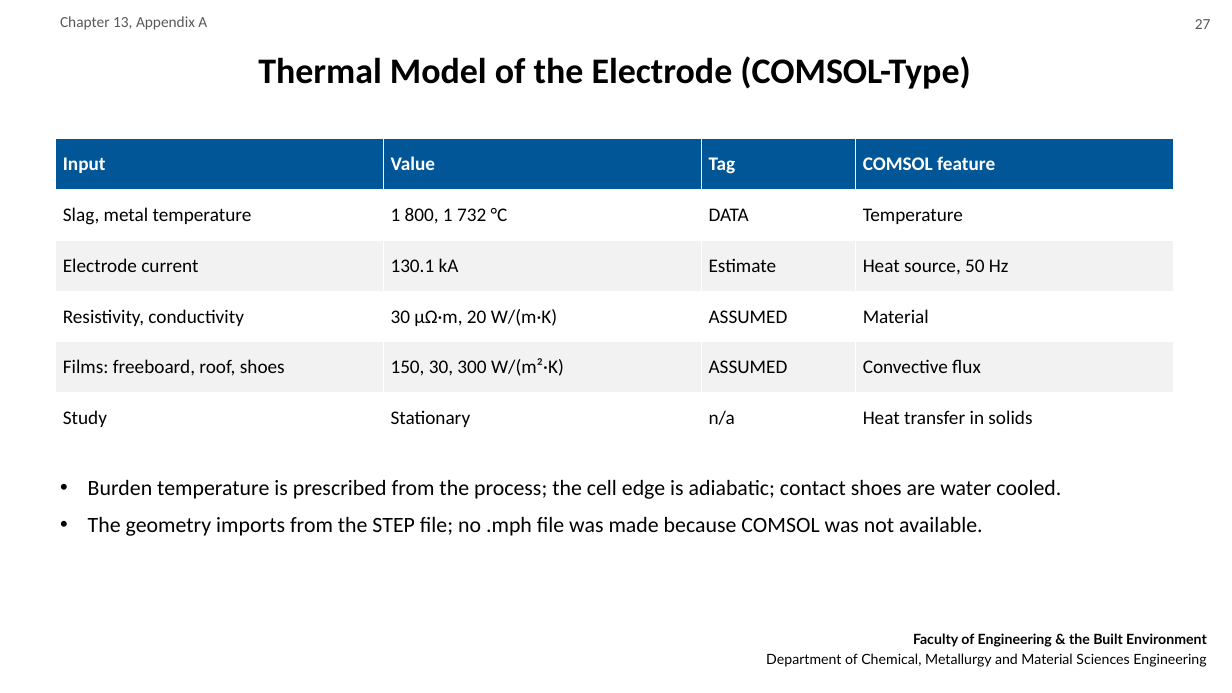
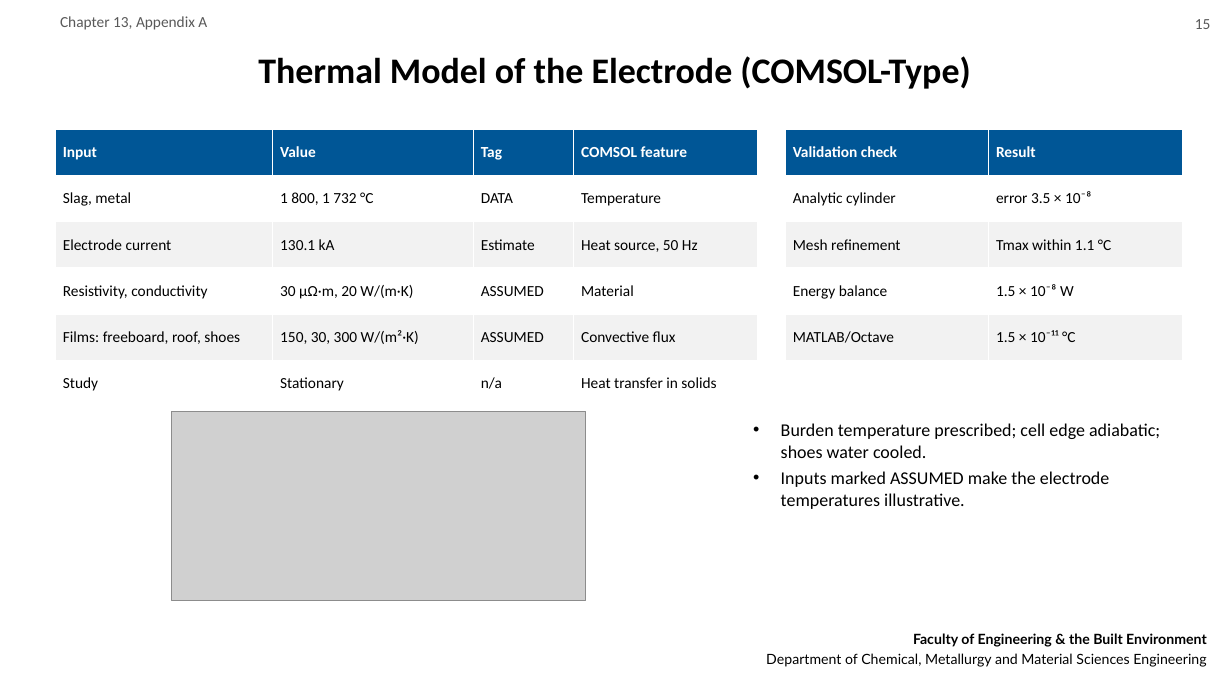
Before and after one commit to motsemmetebogo6-blip/START-UP, a slide deck: slide 15 of deliverables/MPG118S_Final_Presentation.pptx (slide 27 before the commit). Drawn at 1232x693 pixels with LibreOffice and Linux fonts; fonts in the diff are those of the drawing; grey boxes stand for pictures; background and template pictures are left out. Boxes give left, top, right and bottom in pixels: in the first picture for what was removed or moved away, otherwise in the second. Text is boxed around its words. In the diff, an @@ line names an element or a change of style, - is before the commit and + after.

```diff
--- a/deliverables/MPG118S_Final_Presentation.pptx
+++ b/deliverables/MPG118S_Final_Presentation.pptx
@@ text at [1195, 19, 1211, 29]: text changed @@
-27
+15
@@ table at [55, 129, 758, 407] @@
-row 2, column 1: Slag, metal temperature
+row 2, column 1: Slag, metal
@@ size 15 to 12 pt @@
@@ table: place and size @@
-table at [55, 139, 1174, 444]
+table at [55, 129, 758, 407]
@@ table added at [786, 129, 1183, 360], 5 rows, 2 columns @@
+Validation check | Result
+Analytic cylinder | error 3.5 × 10⁻⁸
+Mesh refinement | Tmax within 1.1 °C
+Energy balance | 1.5 × 10⁻⁸ W
+MATLAB/Octave | 1.5 × 10⁻¹¹ °C
@@ picture added at [172, 411, 586, 601] @@
@@ text added at [781, 423, 1160, 509], 14 pt, text #000000 @@
+• Burden temperature prescribed; cell edge adiabatic; shoes water cooled.
+• Inputs marked ASSUMED make the electrode temperatures illustrative.
@@ text removed at [88, 480, 1061, 536] @@
-• Burden temperature is prescribed from the process; the cell edge is adiabatic; contact shoes are water cooled.
-• The geometry imports from the STEP file; no .mph file was made because COMSOL was not available.
```
Also in this commit, not shown: 16 other slides changed, 4 slides added, 30 slides removed, 3 other files.
